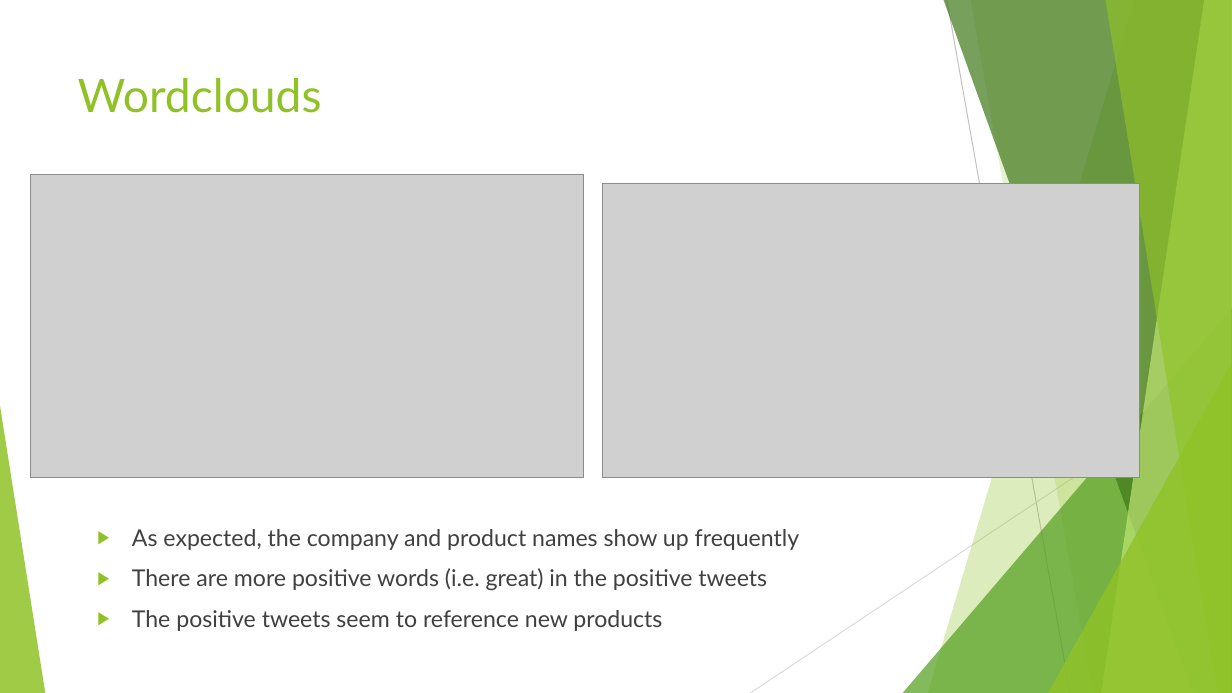
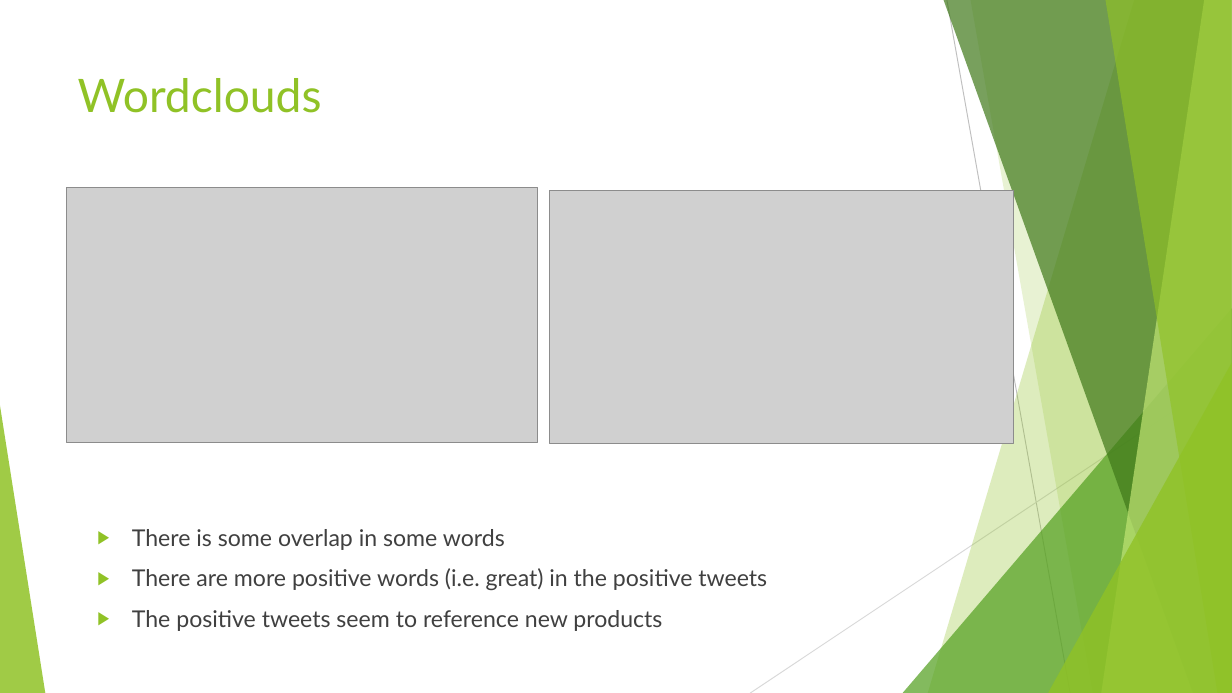
Before and after one commit to charsarb/mod-4-project, a slide deck: slide 5 of Modeling Tweet Sentiment.pptx (slide 4 before the commit). Drawn at 1232x693 pixels with LibreOffice and Linux fonts; fonts in the diff are those of the drawing; grey boxes stand for pictures. Boxes give left, top, right and bottom in pixels: in the first picture for what was removed or moved away, otherwise in the second. Text is boxed around its words. In the diff, an @@ line names an element or a change of style, - is before the commit and + after.

```diff
--- a/Modeling Tweet Sentiment.pptx
+++ b/Modeling Tweet Sentiment.pptx
@@ picture: place and size @@
-picture at [30, 175, 584, 478]
+picture at [67, 188, 538, 443]
@@ picture: place and size @@
-picture at [603, 184, 1140, 477]
+picture at [550, 191, 1014, 444]
@@ text at [132, 529, 505, 550]: text changed @@
-▶ As expected, the company and product names show up frequently
+▶ There is some overlap in some words
```
Also in this commit, not shown: 5 other slides changed, 2 slides added, 12 other files.
